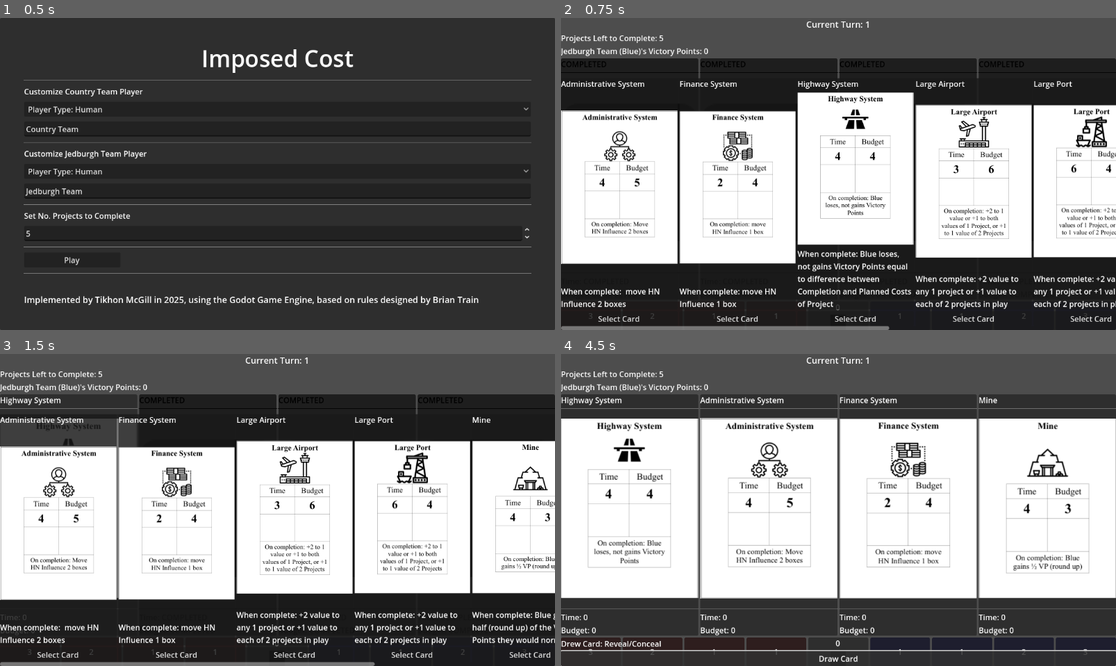
Above: before the commit, frames 1-4 (two rows, left to right).
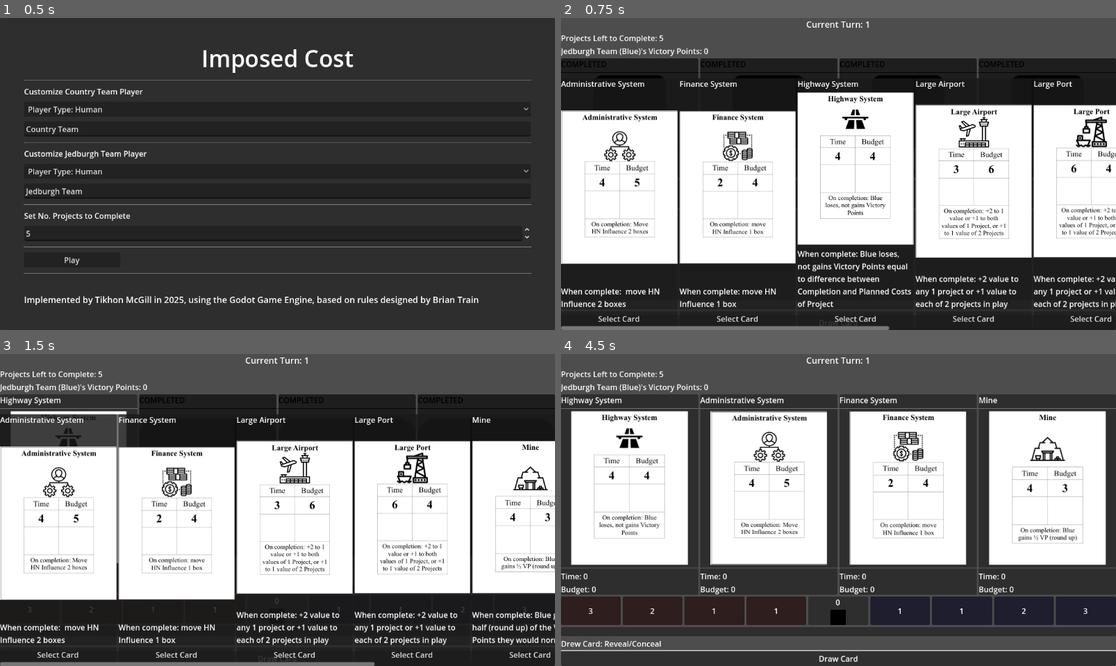
Above: after the commit, the same moments.

Repository: TikhonMcGill/ImposedCost
Game: Godot game, scene res://assets/scenes/main_menu/main_menu.tscn
Same seed, same stepped clock (60 frames per second), same inputs: the game is played once before the commit and once after it. The engine's default icon, where the game draws it, is replaced by a stand-in: a white triangle on a blue panel in a dark square.
Inputs (mouse positions are in pixels of both pictures, inside the frame that each line leads up to):
- Up to frame 1 (0.5 s): no input
- Up to frame 2 (0.75 s): click "Play" at 0.5 s
- Up to frame 3 (1.5 s): click (277, 659) at 1.25 s, where only the run after the commit has a clickable "Draw Card"
- Up to frame 4 (4.5 s): click "Select Card" at 2 s; click "Select Card" at 2.75 s; click (838, 659) at 3.5 s, where only the run after the commit has a clickable "Draw Card"; click "Select Card" at 4.25 s

Frame 1 is identical in both runs. In frame 2, 0.4% of the frame differs, in the area x 5-95%, y 18-99%; in frame 3, 1.0%; in frame 4, 33%, in the area x 0-100%, y 18-97%.

Commit message:
Add Human Player UI nodes into Game Scene

Diff:
--- a/assets/scenes/game/game.tscn
+++ b/assets/scenes/game/game.tscn
@@ -1,8 +1,9 @@
-[gd_scene load_steps=4 format=3 uid="uid://bhuq1yrd5xvgf"]
+[gd_scene load_steps=5 format=3 uid="uid://bhuq1yrd5xvgf"]
 
 [ext_resource type="Script" uid="uid://dbckof6gs7uaj" path="res://assets/scenes/game/game.gd" id="1_u5a5u"]
 [ext_resource type="PackedScene" uid="uid://c6is68qvrlrb2" path="res://assets/scenes/game/host_nation_influence_track/host_nation_influence_track.tscn" id="2_0bv3r"]
 [ext_resource type="PackedScene" uid="uid://cqmvug1vyaxk5" path="res://assets/scenes/game/project_container/project_container.tscn" id="2_oblms"]
+[ext_resource type="PackedScene" uid="uid://bjldw7i7tt3by" path="res://assets/scenes/game/player/human_player/card_selector/card_selector.tscn" id="4_sy1gd"]
 
 [node name="Game" type="Node"]
 script = ExtResource("1_u5a5u")
@@ -55,6 +56,21 @@
 [node name="HostNationInfluenceTrack" parent="GameBoard" instance=ExtResource("2_0bv3r")]
 layout_mode = 2
 
+[node name="HumanUI" type="VBoxContainer" parent="GameBoard"]
+layout_mode = 2
+size_flags_vertical = 3
+
+[node name="CardSelector" parent="GameBoard/HumanUI" instance=ExtResource("4_sy1gd")]
+layout_mode = 2
+size_flags_vertical = 3
+
+[node name="CardDrawnLabel" type="Label" parent="GameBoard/HumanUI"]
+layout_mode = 2
+
+[node name="DrawCardButton" type="Button" parent="GameBoard/HumanUI"]
+layout_mode = 2
+text = "Draw Card"
+
 [node name="BackToMainMenuButton" type="Button" parent="GameBoard"]
 visible = false
 layout_mode = 2
